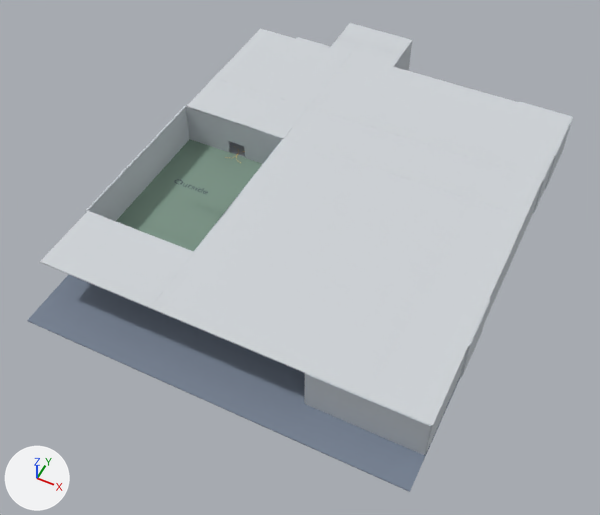
Two versions of the glTF model assets/school_blockout.glb, one commit apart.
The view is the same before and after, from a 50 mm lens placed at (47.6, -77.7, 73.7), pointed at (17.2, -16.7, -2.4). The axes (+X, +Y, +Z) are drawn at lower left. The lights are the same throughout. The picture after the commit comes second. Where no turn or scale is listed for an object, it has been applied to the vertices.

In view in the first picture: 'Auditorium North Roof Extension', 'Interior Roof Shell', 'Main Office - South Wall', 'Outside - North Wall', 'Outside - West Wall', 'Outside Floor', 'School Site Floor - circulation' and 13 more.
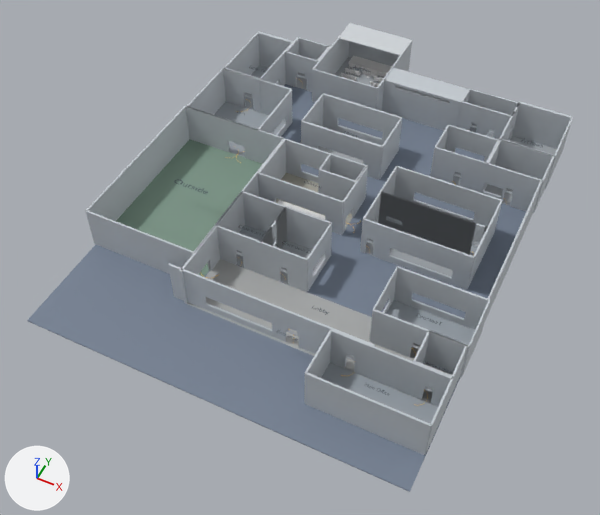
Not visible in the pictures: 'Auditorium Encounter Chair 14 Seat', 'Auditorium Encounter Chair 15 Seat', 'Auditorium Encounter Chair 16 Seat', 'Auditorium Encounter Chair 17 Seat'.

Pixel boxes [x1, y1, x2, y2] of what changed, in the pictures (600 x 515 px):
'Interior Roof Shell', deleted: before [40, 29, 572, 426]
'Auditorium Encounter Stage Platform', added: after [349, 55, 392, 73]
'Cafeteria Table 02 Top', added: after [278, 200, 325, 220]
'Kitchen - West Opening Header', added: after [321, 156, 330, 172]
'Auditorium Encounter Stage Step 02', added: after [362, 71, 378, 77]
'Kitchen - West Opening North Panel', added: after [328, 154, 331, 172]
'Kitchen - West Opening South Panel', added: after [318, 167, 322, 193]
'Auditorium Encounter Chair 14 Back', added: after [346, 74, 350, 79]
'Auditorium Encounter Chair 16 Back', added: after [370, 81, 374, 86]
'Auditorium Encounter Chair 15 Back', added: after [341, 73, 345, 77]
'Auditorium Encounter Chair 17 Back', added: after [375, 83, 379, 87]
'Lobby Floor', unchanged, uncovered by the edit: after [187, 259, 451, 405]
'Lobby - South Wall', unchanged, uncovered by the edit: after [168, 263, 375, 367]
'School - North Exterior Wall', unchanged, uncovered by the edit: after [382, 68, 468, 130]
'Main Office - North Wall', unchanged, uncovered by the edit: after [330, 329, 453, 406]

Diff of the bpy script that builds the scene:
```diff
--- a/assets/school_blockout.glb.py
+++ b/assets/school_blockout.glb.py
@@ ob_interior_roof_shell @@
-ob_interior_roof_shell = bpy.data.objects.new('Interior Roof Shell', me_interior_roof_shell_mesh_001)
@@ ob_kitchen___west_opening_south_panel @@
+ob_kitchen___west_opening_south_panel = bpy.data.objects.new('Kitchen - West Opening South Panel', me_cube_010)  # a box spanning x -0.11..0.11, y -0.19..0.19, z -2.75..2.75; in mat_walls___blue_gray_plaster (light grey #c4cad0)
+ob_kitchen___west_opening_south_panel.location = (16.1, -9.1, 2.9)
@@ ob_kitchen___west_opening_north_panel @@
+ob_kitchen___west_opening_north_panel = bpy.data.objects.new('Kitchen - West Opening North Panel', me_cube_010.copy())
+ob_kitchen___west_opening_north_panel.location = (16.1, -6.5, 2.9)
@@ ob_kitchen___west_opening_header @@
+ob_kitchen___west_opening_header = bpy.data.objects.new('Kitchen - West Opening Header', me_cube_012)  # a box spanning x -0.11..0.11, y -1.12..1.12, z -1.55..1.55; in mat_walls___blue_gray_plaster (light grey #c4cad0)
+ob_kitchen___west_opening_header.location = (16.1, -7.8, 4.1)
@@ ob_cafeteria_table_02_top @@
+ob_cafeteria_table_02_top = bpy.data.objects.new('Cafeteria Table 02 Top', me_cube_005)  # a box spanning x -3.47..3.47, y -0.35..0.35, z -0.05..0.05; in mat_preview_cafeteria_table (white #e7e7e7)
+ob_cafeteria_table_02_top.location = (15.4, -12.4, 1.0)
@@ ob_auditorium_encounter_chair_17_seat @@
+ob_auditorium_encounter_chair_17_seat = bpy.data.objects.new('Auditorium Encounter Chair 17 Seat', me_cube_297)  # a box spanning x -0.31..0.31, y -0.31..0.31, z -0.05..0.05; in mat_library_maze_placeholder_tan_003 (white #e7e7e7)
+ob_auditorium_encounter_chair_17_seat.location = (13.5, 15.6, 0.6)
@@ ob_auditorium_encounter_chair_17_back @@
+ob_auditorium_encounter_chair_17_back = bpy.data.objects.new('Auditorium Encounter Chair 17 Back', me_cube_298)  # a box spanning x -0.31..0.31, y -0.04..0.04, z -0.29..0.29; in mat_library_maze_placeholder_tan_003 (white #e7e7e7)
+ob_auditorium_encounter_chair_17_back.location = (13.5, 15.4, 0.9)
@@ ob_auditorium_encounter_chair_16_seat @@
+ob_auditorium_encounter_chair_16_seat = bpy.data.objects.new('Auditorium Encounter Chair 16 Seat', me_cube_297.copy())
+ob_auditorium_encounter_chair_16_seat.location = (12.7, 15.6, 0.6)
@@ ob_auditorium_encounter_chair_16_back @@
+ob_auditorium_encounter_chair_16_back = bpy.data.objects.new('Auditorium Encounter Chair 16 Back', me_cube_298.copy())
+ob_auditorium_encounter_chair_16_back.location = (12.7, 15.4, 0.9)
@@ ob_auditorium_encounter_chair_15_seat @@
+ob_auditorium_encounter_chair_15_seat = bpy.data.objects.new('Auditorium Encounter Chair 15 Seat', me_cube_297.copy())
+ob_auditorium_encounter_chair_15_seat.location = (8.2, 15.6, 0.6)
@@ ob_auditorium_encounter_chair_15_back @@
+ob_auditorium_encounter_chair_15_back = bpy.data.objects.new('Auditorium Encounter Chair 15 Back', me_cube_298.copy())
+ob_auditorium_encounter_chair_15_back.location = (8.2, 15.4, 0.9)
@@ ob_auditorium_encounter_chair_14_seat @@
+ob_auditorium_encounter_chair_14_seat = bpy.data.objects.new('Auditorium Encounter Chair 14 Seat', me_cube_297.copy())
+ob_auditorium_encounter_chair_14_seat.location = (9.0, 15.6, 0.6)
@@ ob_auditorium_encounter_chair_14_back @@
+ob_auditorium_encounter_chair_14_back = bpy.data.objects.new('Auditorium Encounter Chair 14 Back', me_cube_298.copy())
+ob_auditorium_encounter_chair_14_back.location = (9.0, 15.4, 0.9)
@@ ob_auditorium_encounter_stage_step_02 @@
+ob_auditorium_encounter_stage_step_02 = bpy.data.objects.new('Auditorium Encounter Stage Step 02', me_cube_200)  # a box spanning x -1.12..1.12, y -0.31..0.31, z -0.08..0.08; in mat_library_maze_placeholder_tan_001 (white #e7e7e7)
+ob_auditorium_encounter_stage_step_02.location = (11.2, 18.2, 0.2)
@@ ob_auditorium_encounter_stage_platform @@
+ob_auditorium_encounter_stage_platform = bpy.data.objects.new('Auditorium Encounter Stage Platform', me_cube_197)  # a box spanning x -3.9..3.9, y -0.92..0.92, z -0.24..0.24; in mat_library_maze_placeholder_tan_002 (white #e7e7e7)
+ob_auditorium_encounter_stage_platform.location = (11.2, 20.1, 0.4)
```
